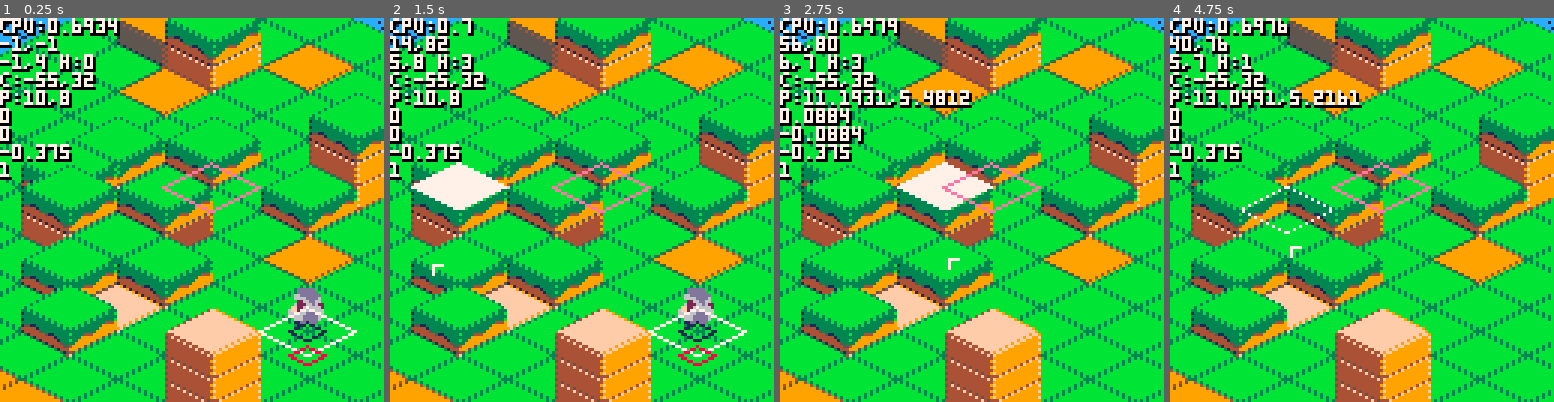
Above: before the commit, frames 1-4 (left to right).
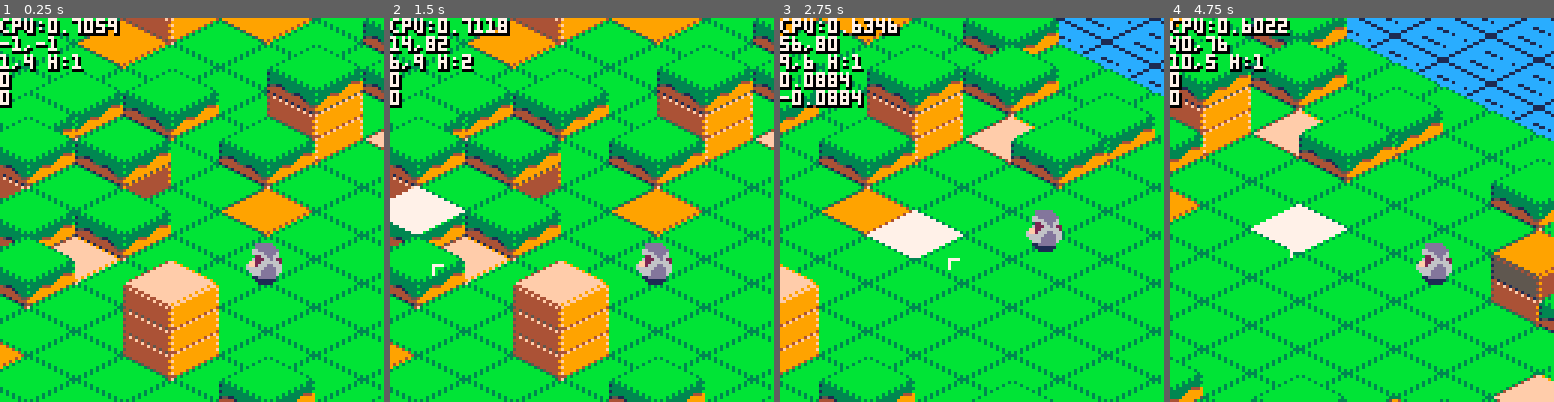
Above: after the commit, the same moments.

Repository: pvan/pico8
Game: PICO-8 cartridge island.p8
The game is run twice, just before and just after one commit, with the same random seed, the same clock (stepped at 60 frames per second) and the same inputs.
Inputs (mouse positions are in pixels of both pictures, inside the frame that each line leads up to):
- Up to frame 1 (0.25 s): no input
- Up to frame 2 (1.5 s): tap X (X key) at 0.33, 1.07 s; click (670, 121) at 0.67 s; tap O (Z key) at 0.7 s; click (436, 267) at 1.22 s
- Up to frame 3 (2.75 s): hold Right 1.6-2.1 s; tap O (Z key) at 1.7, 2.1, 2.5 s; click (887, 114) at 1.77 s; tap X (X key) at 1.85 s; hold Up 2.15-2.42 s; click (952, 259) at 2.32 s; hold Right from 2.47 s (still down)
- Up to frame 4 (4.75 s): click (1404, 106) at 2.87 s; tap O (Z key) every 0.4 s from 2.9 to 4.5 s; tap X (X key) at 2.97, 4.08 s; release Right at 3.03 s; hold Left 3.08-3.58 s; click (1465, 256) at 3.42 s; hold Down 3.63-3.97 s; click (1231, 102) at 3.97 s; hold Right 4.02-4.68 s; click (1292, 248) at 4.52 s; hold Up from 4.73 s (still down)

The runs differ from the first frame. In frame 1, 60% of the frame differs, in the area x 0-100%, y 0-100%; in frame 2, 61%; in frame 3, 60%; in frame 4, 61%.

Commit message:
island: marginally better jump, camera follow
outstanding issues:
jittery when sliding against walls
shadow/player sprite z sorting issues
where/how to draw shadow when standing on edge

Diff:
--- a/island.p8
+++ b/island.p8
@@ -30,7 +30,14 @@
  if (outline==nil) outline=false
  if (btnp(🅾️)) outline=not outline
 
--- cx,cy=px-64,py-64
+ pwx,pwy=pbodyworldpos()
+ pwx-=64 pwy-=64 //to cam coords
+ cgap=24
+ if (pwx>cx+cgap) cx=pwx-cgap
+ if (pwx<cx-cgap) cx=pwx+cgap
+ if (pwy>cy+cgap) cy=pwy-cgap
+ if (pwy<cy-cgap) cy=pwy+cgap
+ --cx,cy=pwx-64,pwy-64
 
  msx,msy=get_mouse()
  mwx,mwy=msx+cx,msy+cy
@@ -109,20 +116,16 @@
  local mts=tget(mix,miy)
  print2(mix..","..miy.." h:"..#mts)
 
- print2("c:"..cx..","..cy)
-
-
--- pwx,pwy=pgroundpos()
--- tempx,tempy=isofloat2world(pwfx,pwfy)
--- print2(pwx..","..pwy)
--- print2(tempx..","..tempy)
-
- print2("p:"..truepx..","..truepy)
+-- print2("c:"..cx..","..cy)
+-- print2("p:"..truepx..","..truepy)
+
+
 
  if (not allowx) xstep=0
  if (not allowy) ystep=0
  print2(xstep)
  print2(ystep)
+
 
  --check isofloat conversions
 -- print2("morg:"..mwx..","..mwy)
@@ -131,25 +134,29 @@
 -- local backx,backy=isofloat2world(mwfx,mwfy)
 -- print2("bck:"..backx..","..backy)
 
- draw_iso_rect2(pcol2())
-
- ctest=7
- if (rcol) ctest=10
- if (r!=nil) draw_iso_rect2(r,ctest)
-
-
-
- r={5,5,1,1}
- coltestcol=14
- if (rectcol2(r,pcol2())) coltestcol=5
- draw_iso_rect2(r,coltestcol)
-
- draw_iso_rect2(newpcol,8)
-
- print2(jvel)
- print2(jpos)
-
- draw_iso_rect2(footrect(),1)
+
+ --collision rects
+-- draw_iso_rect2(pcol2())
+-- ctest=7
+-- if (rcol) ctest=10
+-- if (r!=nil) draw_iso_rect2(r,ctest)
+-- draw_iso_rect2(newpcol,8)
+-- draw_iso_rect2(footrect(),1)
+
+
+ --test collision rects
+-- r={5,5,1,1}
+-- coltestcol=14
+-- if (rectcol2(r,pcol2())) coltestcol=5
+-- draw_iso_rect2(r,coltestcol)
+
+
+ --jump vars
+-- print2(jvel)
+-- print2(jpos)
+-- print2("gnd:"..tostr(isgrounded()))
+-- print2("jmp:"..tostr(jumping))
+-- print2("cnt:"..jumpcount)
 
 end
 
@@ -475,9 +482,12 @@
 truepx=10
 truepy=8
 
-jpos=0
+jpos=0 //right now not dist from ground but dist from tile height 0 (so jpos==1 when standing on 1 block)
+jpos=0 //right now not dist from ground but dist from tile height 0 (so jpos==1 when standing on 1 block)
 jvel=0
 
+jumping=false
+jumpcount=0
 
 --function pgroundpos3()
 -- local ptx,pty=world2iso(px,py)
@@ -553,6 +563,9 @@
  return landing_height(pcol2())
 end
 
+function isgrounded()
+ return planding_height()==jpos
+end
 
 function footrect()
  height=planding_height()
@@ -569,11 +582,30 @@
  local speed=2
  if (btn(🅾️)) speed=1
 
- if btn(❎) then jvel=6/16
- else jvel=-6/16 end
+ if btnp(❎) and not jumping then
+  isgrounded()
+  jumping=true
+  jumpcount=0
+  releasedjump=false
+ end
+ jvel=-8/16
+ if jumping then
+  if jumpcount<4 then
+	  jvel=6/16
+	  jumpcount+=1
+  elseif jumpcount<6 then
+   if btn(❎) and not releasedjump then
+ 	  jvel=6/16
+ 	  jumpcount+=1
+   end
+  end
+ end
+ if jumping and not btn(❎) then
+  releasedjump=true
+ end
  jpos+=jvel
  jpos=max(planding_height(),jpos)
-
+ if (isgrounded()) jumping=false
 
  --direction in iso coords
  local truedx,truedy=0,0
@@ -629,7 +661,34 @@
  	  --to disable one or both
  	  --(both to stick at corners)
  	  --(one to just pick a direction to slide)
- 	  if (allowx and allowy) allowx=false allowy=false
+ 	  if (allowx and allowy) then
+ 	   --selectively choose x or y
+ 	   --helps with sliding along long walls
+-- 	   if (xstep<0 or ystep>0) or
+-- 	      (xstep>0 and ystep>0)
+-- 	   then
+-- 	    allowx=false
+-- 	   else
+-- 	    allowy=false
+--	    end
+
+-- 	   allowx=false
+-- 	   allowy=false
+
+       --alternate which
+       --kind of hacky
+       --but won't ever
+       --hang on a corner
+       --more than 1 frame
+			    if slidex then
+			     allowx=false
+			     slidex=false
+			    else
+			     allowy=false
+			     slidex=true
+		     end
+
+ 	  end
 
  	 end
 	 end
@@ -640,23 +699,34 @@
 end
 
 
+function pbodyworldpos()
+ local pwx,pwy=isofloat2world(truepx,truepy)
+ pwy-=jpos*hth
+ return pwx,pwy
+end
 
 function draw_player(tx,ty)
 
-
- --local pflrx,pflry=pground()
-
+ --p center
  local pwx,pwy=isofloat2world(truepx,truepy)
- pset(pwx,pwy,0)
-
- --ts=tget(flr(truepx),flr(truepy))
- pwy-=jpos*hth
+ --pset(pwx,pwy,0)
+
+ --for shadow, use p center
+ local ts=tget(flr(truepx),flr(truepy))
 
  --keeping the px,py point
  --near the bottom so we don't
  --overdraw the player with the next tile
- local ofx,ofy=3,4
--- spr(32,pwx-ofx,pwy-ofy,1,1)
+ local ofx,ofy=3,3
+ spr(32,pwx-ofx,pwy-ofy-#ts*hth,1,1)
+
+
+-- --try a second shadow on ground pos
+-- planding_height()
+
+
+ --for body, draw at j height
+ pwy-=jpos*hth
 
  ofx+=5  --offset from shadow
  ofy+=12 --to body
